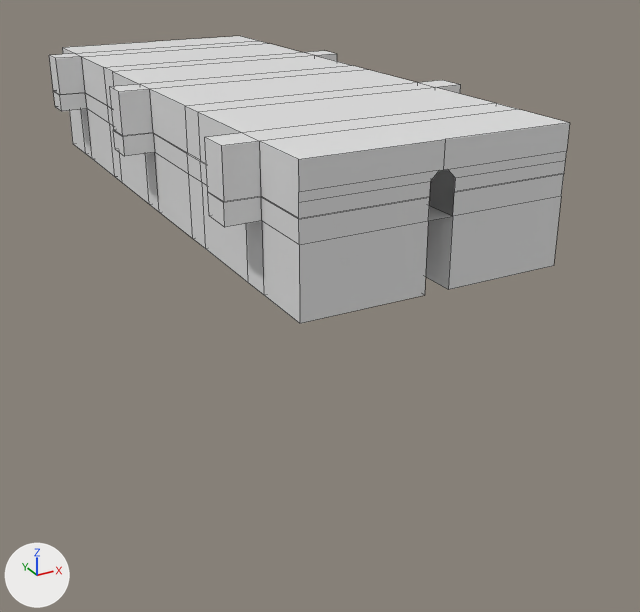
The Blender file Assets/Models/Environment/Scenes/Tutorial/tutorial_facilityRoomPushing3.blend as it was, and as the next commit left it.
Camera for both pictures: a 50 mm lens placed at (-51.6, -68.7, 27.7), pointed at (5.1, 34.3, -23.8). The axes (+X, +Y, +Z) are drawn at lower left. The lights are the same throughout. Mesh edges are drawn as thin lines.
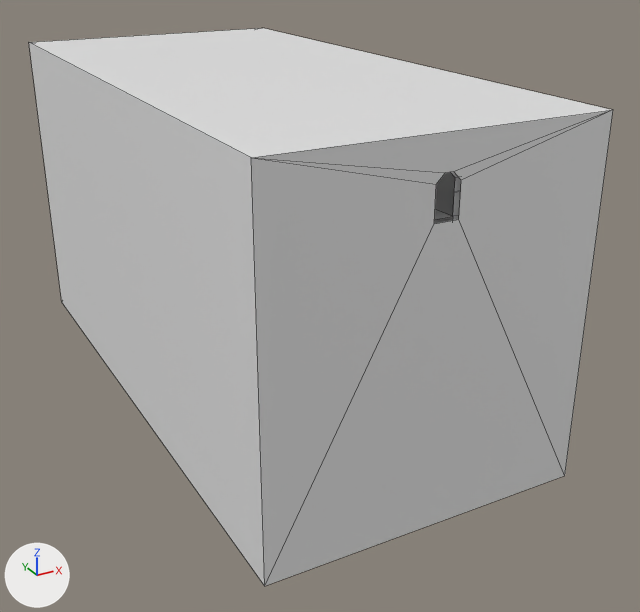
Commit message: Room 4, 5

Where the change shows, as pixel boxes [x1, y1, x2, y2] in the pictures (640 x 612 px):
'Cube', reshaped (12% wider, 94% taller)
    before: [49, 36, 570, 323]
    after: [29, 28, 613, 586]
part 1 of me_cube_001, added
    after: [29, 28, 613, 586]
part 2 of me_cube_001, built on
    before: [49, 48, 565, 245]
    after: [453, 177, 461, 216]

What changed in the scene script:
```text
Change me_cube_001:
    used by ob_cube; location = (0.0, 0.0, 0.0)
    remove me_cube_001.from_pydata(...)  # 236 vertices, 218 faces; spans x -20.0..20.0, y 0.0..84.0, z -8.0..8.0
    add me_cube_001.from_pydata(...)  # 452 vertices, 430 faces; spans x -21.0..21.0, y -1.0..85.0, z -37.0..9.0
    me_cube_001 part 1: a new loose piece of 20 vertices spanning x -21.0..21.0, y -1.0..85.0, z -37.0..9.0, in mat_tile (white #e7e7e7)
    me_cube_001 part 2: 44 vertices moved from x -16.0..16.0, y 0.0..84.0, z -8.0..2.5 to x -16.0..16.0, y 0.0..84.0, z -16.0..2.5; 64 vertices removed from x -20.0..20.0, y 0.0..84.0, z -8.0..8.0; 260 vertices added at x -20.0..20.0, y 0.0..84.0, z -36.0..8.0
```
